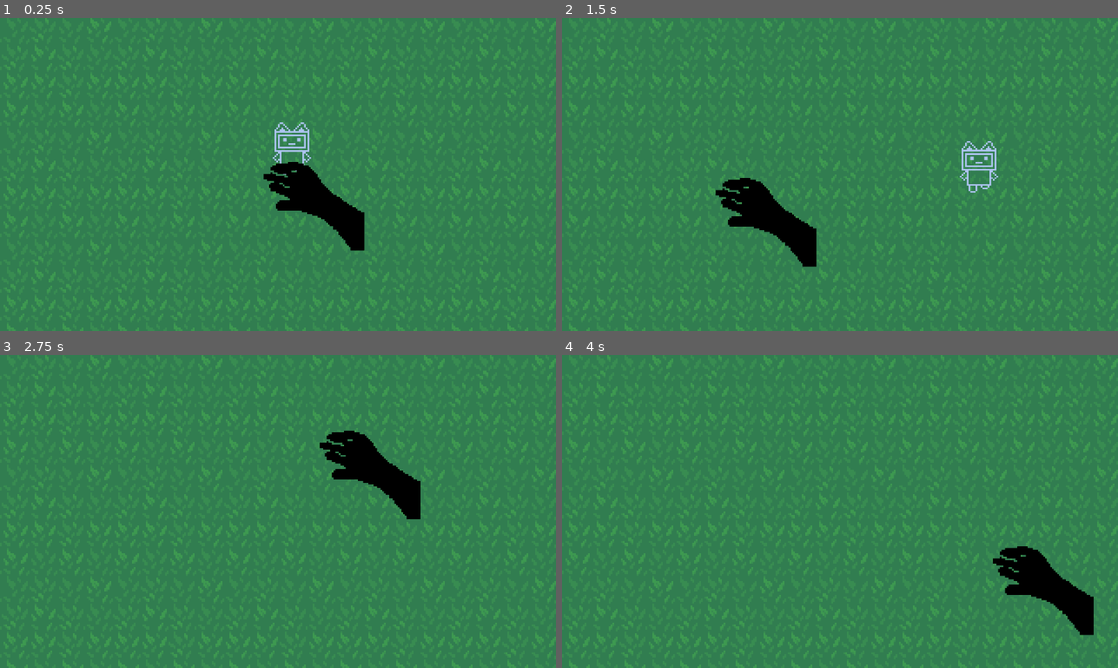
Above: before the commit, frames 1-4 (two rows, left to right).
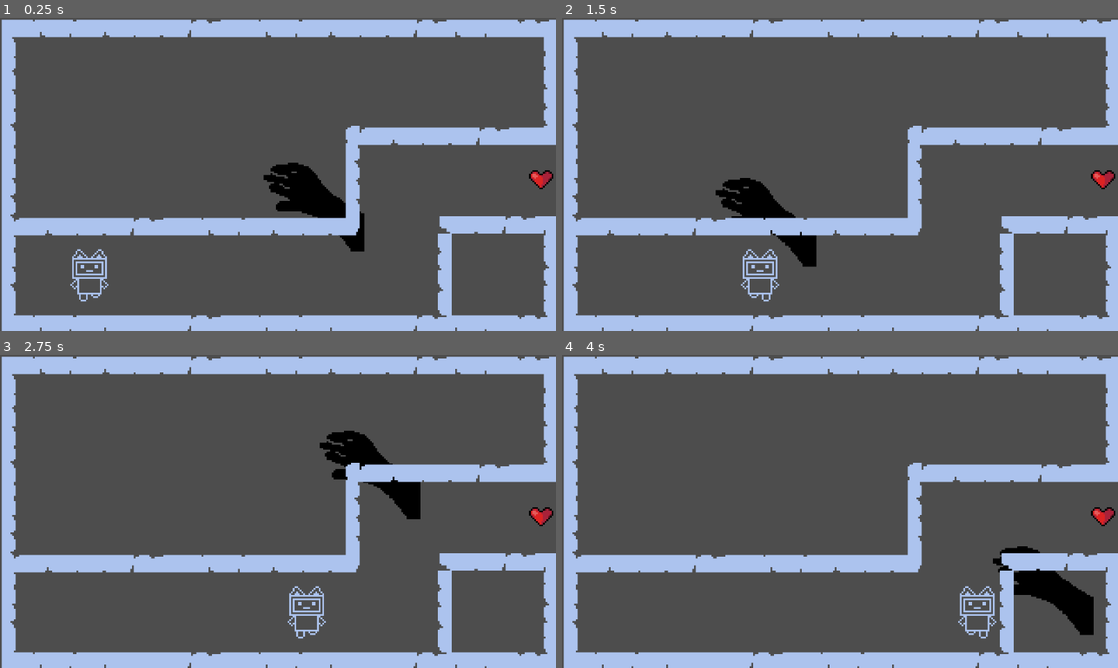
Above: after the commit, the same moments.

Repository: SonNguyen727/GRABGODOT
Game: Godot game, scene res://world.tscn
Same seed, same stepped clock (60 frames per second), same inputs: the game is played once before the commit and once after it.
Inputs (mouse positions are in pixels of both pictures, inside the frame that each line leads up to):
- Up to frame 1 (0.25 s): no input
- Up to frame 2 (1.5 s): move the mouse to (962, 158) at 0.52 s; press the mouse at (962, 158) at 0.53 s; move the mouse to (728, 190) at 1.27 s; release the mouse at (728, 190) at 1.28 s; click (728, 190) at 1.35 s
- Up to frame 3 (2.75 s): move the mouse to (333, 442) at 2.02 s; press the mouse at (333, 442) at 2.03 s
- Up to frame 4 (4 s): move the mouse to (812, 574) at 2.77 s; release the mouse at (812, 574) at 2.78 s; click (812, 574) at 2.85 s; move the mouse to (1006, 558) at 3.52 s; press the mouse at (1006, 558) at 3.53 s

The runs differ from the first frame. In frame 1, 98% of the frame differs, in the area x 0-100%, y 0-100%; in frame 2, 98%; in frame 3, 98%; in frame 4, 98%.

Commit message:
test

Diff:
--- a/arm.tscn
+++ b/arm.tscn
@@ -4,8 +4,8 @@
 [ext_resource type="Texture2D" uid="uid://d3h7jec4ss1pb" path="res://player/sprite.png" id="2_wbqlu"]
 
 [sub_resource type="CapsuleShape2D" id="CapsuleShape2D_s02i6"]
-radius = 4.8759155
-height = 21.257965
+radius = 1.2946413
+height = 2.5892825
 
 [node name="arm" type="Node2D" unique_id=866574625]
 position = Vector2(0, 1)
--- /dev/null
+++ b/levelcomplete.gd
@@ -0,0 +1,11 @@
+extends Area2D
+
+
+# Called when the node enters the scene tree for the first time.
+func _ready() -> void:
+	pass # Replace with function body.
+
+
+# Called every frame. 'delta' is the elapsed time since the previous frame.
+func _process(delta: float) -> void:
+	pass
--- /dev/null
+++ b/levelcomplete.tscn
@@ -0,0 +1,14 @@
+[gd_scene format=3 uid="uid://dmykyvfbhc0al"]
+
+[ext_resource type="Texture2D" uid="uid://ca20t6mbtwaq1" path="res://ui/heart_ui_full.png" id="1_qe2d0"]
+
+[sub_resource type="CircleShape2D" id="CircleShape2D_jna7l"]
+radius = 3.0
+
+[node name="Area2D" type="Area2D" unique_id=1063207454]
+
+[node name="Sprite2D" type="Sprite2D" parent="." unique_id=1318858881]
+texture = ExtResource("1_qe2d0")
+
+[node name="CollisionShape2D" type="CollisionShape2D" parent="." unique_id=299050337]
+shape = SubResource("CircleShape2D_jna7l")
--- a/robot.gd
+++ b/robot.gd
@@ -1,25 +1,32 @@
 extends CharacterBody2D
 
-var speed = 200
-
+var speed = 50
 var grabbed = false
 var arm = null
 
 @onready var anim = $AnimatedSprite2D
 
-func _process(delta):
+
+func _physics_process(delta):
 
 	if grabbed and arm != null:
 
 		anim.play("idle")
 
-		global_position = global_position.lerp(
-			arm.global_position,
-			15 * delta
-		)
 
+		var target_position = arm.global_position
+		velocity = (target_position - global_position) * 15
+
+
+		move_and_slide()
 		return
+
 
 	anim.play("moving")
 
-	position.x += speed * delta
+
+	velocity.x = speed
+	velocity.y = 0
+
+
+	move_and_slide()
--- a/robot.tscn
+++ b/robot.tscn
@@ -27,7 +27,7 @@
 }]
 
 [sub_resource type="RectangleShape2D" id="RectangleShape2D_3cn6f"]
-size = Vector2(32, 32)
+size = Vector2(22, 29)
 
 [node name="robot" type="CharacterBody2D" unique_id=771216797]
 position = Vector2(110, 46)
@@ -38,4 +38,5 @@
 animation = &"idle"
 
 [node name="CollisionShape2D" type="CollisionShape2D" parent="." unique_id=1711849170]
+position = Vector2(0, 0.5)
 shape = SubResource("RectangleShape2D_3cn6f")
--- /dev/null
+++ b/uilevelcomplete.tscn
@@ -0,0 +1,36 @@
+[gd_scene format=3 uid="uid://crt8bkycncbge"]
+
+[node name="Node2D" type="Node2D" unique_id=1863632999]
+
+[node name="CanvasLayer" type="CanvasLayer" parent="." unique_id=239073604]
+
+[node name="level_complete_screen" type="Control" parent="CanvasLayer" unique_id=1305641880]
+visible = false
+layout_mode = 3
+anchors_preset = 15
+anchor_right = 1.0
+anchor_bottom = 1.0
+grow_horizontal = 2
+grow_vertical = 2
+
+[node name="ColorRect" type="ColorRect" parent="CanvasLayer/level_complete_screen" unique_id=928784061]
+layout_mode = 0
+offset_right = 320.0
+offset_bottom = 180.0
+color = Color(0, 0, 0, 0.5882353)
+
+[node name="Label" type="Label" parent="CanvasLayer/level_complete_screen" unique_id=464730267]
+layout_mode = 0
+offset_left = 91.0
+offset_top = 25.0
+offset_right = 220.0
+offset_bottom = 48.0
+text = "LEVELCOMPLETE"
+
+[node name="Button" type="Button" parent="CanvasLayer/level_complete_screen" unique_id=946759929]
+layout_mode = 0
+offset_left = 109.0
+offset_top = 83.0
+offset_right = 195.0
+offset_bottom = 114.0
+text = "NextLevel"
--- /dev/null
+++ b/wall.tscn
@@ -0,0 +1,403 @@
+[gd_scene format=3 uid="uid://c1t72k6odd4xv"]
+
+[ext_resource type="Texture2D" uid="uid://co88sh422u601" path="res://art/Gạch/gach8.png" id="1_0m056"]
+[ext_resource type="Texture2D" uid="uid://d2whxgxoprcjq" path="res://art/Gạch/gach5.png" id="2_ip0a1"]
+[ext_resource type="Texture2D" uid="uid://dilh7lim21ubd" path="res://art/Gạch/gach3.png" id="3_w36hb"]
+[ext_resource type="Texture2D" uid="uid://cd4s5txl76spb" path="res://art/Gạch/gach4.png" id="4_h2xgo"]
+[ext_resource type="Texture2D" uid="uid://c7yr8piyuxu72" path="res://art/Gạch/gach6.png" id="5_vbm8d"]
+[ext_resource type="Texture2D" uid="uid://ke3b4n2ixe4l" path="res://art/Gạch/gach2.png" id="6_ierck"]
+[ext_resource type="Texture2D" uid="uid://drd7hcg7gyb63" path="res://art/Gạch/gach10.png" id="7_kyjxe"]
+[ext_resource type="Texture2D" uid="uid://dw0f5v447cutg" path="res://art/Gạch/gach9.png" id="8_ip0a1"]
+
+[node name="StaticBody2D" type="StaticBody2D" unique_id=1049344274]
+
+[node name="Sprite2D" type="Sprite2D" parent="." unique_id=540080728]
+
+[node name="Gach8" type="Sprite2D" parent="Sprite2D" unique_id=1250636433]
+position = Vector2(10, 5)
+texture = ExtResource("1_0m056")
+
+[node name="Gach5" type="Sprite2D" parent="Sprite2D" unique_id=89073955]
+position = Vector2(29, 5)
+texture = ExtResource("2_ip0a1")
+
+[node name="Gach3" type="Sprite2D" parent="Sprite2D" unique_id=299696819]
+position = Vector2(50, 5)
+texture = ExtResource("3_w36hb")
+
+[node name="Gach6" type="Sprite2D" parent="Sprite2D" unique_id=649291259]
+position = Vector2(66, 5)
+texture = ExtResource("2_ip0a1")
+
+[node name="Gach4" type="Sprite2D" parent="Sprite2D" unique_id=1202311334]
+position = Vector2(81, 5)
+texture = ExtResource("4_h2xgo")
+
+[node name="Gach7" type="Sprite2D" parent="Sprite2D" unique_id=379618782]
+position = Vector2(97, 5)
+texture = ExtResource("4_h2xgo")
+
+[node name="Gach9" type="Sprite2D" parent="Sprite2D" unique_id=1244841237]
+position = Vector2(119, 5)
+texture = ExtResource("5_vbm8d")
+
+[node name="Gach10" type="Sprite2D" parent="Sprite2D" unique_id=2104027210]
+position = Vector2(140, 5)
+texture = ExtResource("1_0m056")
+
+[node name="Gach11" type="Sprite2D" parent="Sprite2D" unique_id=530219266]
+position = Vector2(159, 5)
+texture = ExtResource("2_ip0a1")
+
+[node name="Gach12" type="Sprite2D" parent="Sprite2D" unique_id=1676698337]
+position = Vector2(180, 5)
+texture = ExtResource("3_w36hb")
+
+[node name="Gach13" type="Sprite2D" parent="Sprite2D" unique_id=1736032837]
+position = Vector2(196, 5)
+texture = ExtResource("2_ip0a1")
+
+[node name="Gach14" type="Sprite2D" parent="Sprite2D" unique_id=1089126430]
+position = Vector2(211, 5)
+texture = ExtResource("4_h2xgo")
+
+[node name="Gach15" type="Sprite2D" parent="Sprite2D" unique_id=2078956390]
+position = Vector2(227, 5)
+texture = ExtResource("4_h2xgo")
+
+[node name="Gach16" type="Sprite2D" parent="Sprite2D" unique_id=53104063]
+position = Vector2(249, 5)
+texture = ExtResource("5_vbm8d")
+
+[node name="Gach17" type="Sprite2D" parent="Sprite2D" unique_id=1270556427]
+position = Vector2(10, 175)
+texture = ExtResource("1_0m056")
+
+[node name="Gach18" type="Sprite2D" parent="Sprite2D" unique_id=1409897267]
+position = Vector2(29, 175)
+texture = ExtResource("2_ip0a1")
+
+[node name="Gach19" type="Sprite2D" parent="Sprite2D" unique_id=570632217]
+position = Vector2(50, 175)
+texture = ExtResource("3_w36hb")
+
+[node name="Gach20" type="Sprite2D" parent="Sprite2D" unique_id=161603056]
+position = Vector2(66, 175)
+texture = ExtResource("2_ip0a1")
+
+[node name="Gach21" type="Sprite2D" parent="Sprite2D" unique_id=1555109844]
+position = Vector2(81, 175)
+texture = ExtResource("4_h2xgo")
+
+[node name="Gach22" type="Sprite2D" parent="Sprite2D" unique_id=1848134791]
+position = Vector2(97, 175)
+texture = ExtResource("4_h2xgo")
+
+[node name="Gach23" type="Sprite2D" parent="Sprite2D" unique_id=787226306]
+position = Vector2(119, 175)
+texture = ExtResource("5_vbm8d")
+
+[node name="Gach24" type="Sprite2D" parent="Sprite2D" unique_id=1763463863]
+position = Vector2(140, 175)
+texture = ExtResource("1_0m056")
+
+[node name="Gach25" type="Sprite2D" parent="Sprite2D" unique_id=218854619]
+position = Vector2(159, 175)
+texture = ExtResource("2_ip0a1")
+
+[node name="Gach26" type="Sprite2D" parent="Sprite2D" unique_id=840074563]
+position = Vector2(180, 175)
+texture = ExtResource("3_w36hb")
+
+[node name="Gach27" type="Sprite2D" parent="Sprite2D" unique_id=1947414028]
+position = Vector2(196, 175)
+texture = ExtResource("2_ip0a1")
+
+[node name="Gach28" type="Sprite2D" parent="Sprite2D" unique_id=1605076293]
+position = Vector2(211, 175)
+texture = ExtResource("4_h2xgo")
+
+[node name="Gach29" type="Sprite2D" parent="Sprite2D" unique_id=240439059]
+position = Vector2(227, 175)
+texture = ExtResource("4_h2xgo")
+
+[node name="Gach30" type="Sprite2D" parent="Sprite2D" unique_id=906995928]
+position = Vector2(249, 175)
+texture = ExtResource("5_vbm8d")
+
+[node name="Gach31" type="Sprite2D" parent="Sprite2D" unique_id=429002265]
+position = Vector2(268, 175)
+texture = ExtResource("2_ip0a1")
+
+[node name="Gach32" type="Sprite2D" parent="Sprite2D" unique_id=1888629057]
+position = Vector2(289, 175)
+texture = ExtResource("1_0m056")
+
+[node name="Gach33" type="Sprite2D" parent="Sprite2D" unique_id=373675181]
+position = Vector2(308, 175)
+texture = ExtResource("5_vbm8d")
+
+[node name="Gach34" type="Sprite2D" parent="Sprite2D" unique_id=1598081950]
+position = Vector2(268, 5)
+texture = ExtResource("2_ip0a1")
+
+[node name="Gach35" type="Sprite2D" parent="Sprite2D" unique_id=167732873]
+position = Vector2(289, 5)
+texture = ExtResource("1_0m056")
+
+[node name="Gach36" type="Sprite2D" parent="Sprite2D" unique_id=655636893]
+position = Vector2(308, 5)
+texture = ExtResource("5_vbm8d")
+
+[node name="Gach2" type="Sprite2D" parent="Sprite2D" unique_id=1740022047]
+position = Vector2(4, 15)
+texture = ExtResource("6_ierck")
+
+[node name="Gach37" type="Sprite2D" parent="Sprite2D" unique_id=54336723]
+position = Vector2(4, 24)
+texture = ExtResource("7_kyjxe")
+
+[node name="Gach38" type="Sprite2D" parent="Sprite2D" unique_id=1393833442]
+position = Vector2(4, 34)
+texture = ExtResource("6_ierck")
+
+[node name="Gach39" type="Sprite2D" parent="Sprite2D" unique_id=1171988084]
+position = Vector2(4, 45)
+texture = ExtResource("6_ierck")
+
+[node name="Gach40" type="Sprite2D" parent="Sprite2D" unique_id=313090949]
+position = Vector2(4, 55)
+texture = ExtResource("7_kyjxe")
+
+[node name="Gach41" type="Sprite2D" parent="Sprite2D" unique_id=1032492047]
+position = Vector2(4, 66)
+texture = ExtResource("6_ierck")
+
+[node name="Gach42" type="Sprite2D" parent="Sprite2D" unique_id=1621085856]
+position = Vector2(4, 76)
+texture = ExtResource("7_kyjxe")
+
+[node name="Gach43" type="Sprite2D" parent="Sprite2D" unique_id=326063148]
+position = Vector2(4, 85)
+texture = ExtResource("6_ierck")
+
+[node name="Gach44" type="Sprite2D" parent="Sprite2D" unique_id=1854989136]
+position = Vector2(4, 96)
+texture = ExtResource("7_kyjxe")
+
+[node name="Gach45" type="Sprite2D" parent="Sprite2D" unique_id=1307908511]
+position = Vector2(4, 107)
+texture = ExtResource("7_kyjxe")
+
+[node name="Gach46" type="Sprite2D" parent="Sprite2D" unique_id=520222694]
+position = Vector2(4, 118)
+texture = ExtResource("6_ierck")
+
+[node name="Gach47" type="Sprite2D" parent="Sprite2D" unique_id=1101981635]
+position = Vector2(4, 127)
+texture = ExtResource("7_kyjxe")
+
+[node name="Gach48" type="Sprite2D" parent="Sprite2D" unique_id=799526260]
+position = Vector2(4, 136)
+texture = ExtResource("6_ierck")
+
+[node name="Gach49" type="Sprite2D" parent="Sprite2D" unique_id=781989089]
+position = Vector2(4, 147)
+texture = ExtResource("7_kyjxe")
+
+[node name="Gach50" type="Sprite2D" parent="Sprite2D" unique_id=258988130]
+position = Vector2(4, 158)
+texture = ExtResource("6_ierck")
+
+[node name="Gach51" type="Sprite2D" parent="Sprite2D" unique_id=155803274]
+position = Vector2(4, 165)
+texture = ExtResource("7_kyjxe")
+
+[node name="Gach52" type="Sprite2D" parent="Sprite2D" unique_id=1578652623]
+position = Vector2(316, 16.000002)
+rotation = -3.1415925
+texture = ExtResource("6_ierck")
+
+[node name="Gach53" type="Sprite2D" parent="Sprite2D" unique_id=324397808]
+position = Vector2(316, 25.000002)
+rotation = -3.1415925
+texture = ExtResource("7_kyjxe")
+
+[node name="Gach54" type="Sprite2D" parent="Sprite2D" unique_id=552130576]
+position = Vector2(316, 35)
+rotation = -3.1415925
+texture = ExtResource("6_ierck")
+
+[node name="Gach55" type="Sprite2D" parent="Sprite2D" unique_id=641603301]
+position = Vector2(316, 46)
+rotation = -3.1415925
+texture = ExtResource("6_ierck")
+
+[node name="Gach56" type="Sprite2D" parent="Sprite2D" unique_id=1911275504]
+position = Vector2(316, 56)
+rotation = -3.1415925
+texture = ExtResource("7_kyjxe")
+
+[node name="Gach57" type="Sprite2D" parent="Sprite2D" unique_id=1221105061]
+position = Vector2(316, 67)
+rotation = -3.1415925
+texture = ExtResource("6_ierck")
+
+[node name="Gach59" type="Sprite2D" parent="Sprite2D" unique_id=1838678879]
+position = Vector2(316, 119)
+rotation = -3.1415925
+texture = ExtResource("6_ierck")
+
+[node name="Gach60" type="Sprite2D" parent="Sprite2D" unique_id=246036656]
+position = Vector2(316, 128)
+rotation = -3.1415925
+texture = ExtResource("7_kyjxe")
+
+[node name="Gach61" type="Sprite2D" parent="Sprite2D" unique_id=1018547670]
+position = Vector2(316, 137)
+rotation = -3.1415925
+texture = ExtResource("6_ierck")
+
+[node name="Gach62" type="Sprite2D" parent="Sprite2D" unique_id=166291939]
+position = Vector2(316, 148)
+rotation = -3.1415925
+texture = ExtResource("7_kyjxe")
+
+[node name="Gach63" type="Sprite2D" parent="Sprite2D" unique_id=350156292]
+position = Vector2(316, 159)
+rotation = -3.1415925
+texture = ExtResource("6_ierck")
+
+[node name="Gach64" type="Sprite2D" parent="Sprite2D" unique_id=2005699828]
+position = Vector2(316, 166)
+rotation = -3.1415925
+texture = ExtResource("7_kyjxe")
+
+[node name="Gach58" type="Sprite2D" parent="Sprite2D" unique_id=768695511]
+position = Vector2(17, 119)
+texture = ExtResource("3_w36hb")
+
+[node name="Gach65" type="Sprite2D" parent="Sprite2D" unique_id=625715346]
+position = Vector2(33, 119)
+texture = ExtResource("2_ip0a1")
+
+[node name="Gach66" type="Sprite2D" parent="Sprite2D" unique_id=251414000]
+position = Vector2(48, 119)
+texture = ExtResource("4_h2xgo")
+
+[node name="Gach67" type="Sprite2D" parent="Sprite2D" unique_id=947629195]
+position = Vector2(64, 119)
+texture = ExtResource("4_h2xgo")
+
+[node name="Gach68" type="Sprite2D" parent="Sprite2D" unique_id=789559986]
+position = Vector2(86, 119)
+texture = ExtResource("5_vbm8d")
+
+[node name="Gach69" type="Sprite2D" parent="Sprite2D" unique_id=1522304389]
+position = Vector2(107, 119)
+texture = ExtResource("1_0m056")
+
+[node name="Gach70" type="Sprite2D" parent="Sprite2D" unique_id=509501959]
+position = Vector2(126, 119)
+texture = ExtResource("2_ip0a1")
+
+[node name="Gach71" type="Sprite2D" parent="Sprite2D" unique_id=699814496]
+position = Vector2(147, 119)
+texture = ExtResource("3_w36hb")
+
+[node name="Gach72" type="Sprite2D" parent="Sprite2D" unique_id=1714025152]
+position = Vector2(163, 119)
+texture = ExtResource("2_ip0a1")
+
+[node name="Gach73" type="Sprite2D" parent="Sprite2D" unique_id=1695995403]
+position = Vector2(178, 119)
+texture = ExtResource("4_h2xgo")
+
+[node name="Gach74" type="Sprite2D" parent="Sprite2D" unique_id=2052271632]
+position = Vector2(194, 119)
+texture = ExtResource("4_h2xgo")
+
+[node name="Gach75" type="Sprite2D" parent="Sprite2D" unique_id=784620242]
+position = Vector2(262, 118)
+texture = ExtResource("4_h2xgo")
+
+[node name="Gach76" type="Sprite2D" parent="Sprite2D" unique_id=978123063]
+position = Vector2(278, 118)
+texture = ExtResource("4_h2xgo")
+
+[node name="Gach77" type="Sprite2D" parent="Sprite2D" unique_id=1207844919]
+position = Vector2(300, 118)
+texture = ExtResource("5_vbm8d")
+
+[node name="Gach78" type="Sprite2D" parent="Sprite2D" unique_id=2066780332]
+position = Vector2(255, 129)
+rotation = -3.1415925
+texture = ExtResource("6_ierck")
+
+[node name="Gach79" type="Sprite2D" parent="Sprite2D" unique_id=1230842645]
+position = Vector2(255, 139)
+rotation = -3.1415925
+texture = ExtResource("7_kyjxe")
+
+[node name="Gach80" type="Sprite2D" parent="Sprite2D" unique_id=170618729]
+position = Vector2(255, 150)
+rotation = -3.1415925
+texture = ExtResource("6_ierck")
+
+[node name="Gach81" type="Sprite2D" parent="Sprite2D" unique_id=1546841506]
+position = Vector2(255, 161)
+rotation = -3.1415925
+texture = ExtResource("7_kyjxe")
+
+[node name="Gach82" type="Sprite2D" parent="Sprite2D" unique_id=1837757411]
+position = Vector2(255, 165)
+rotation = -3.1415925
+texture = ExtResource("6_ierck")
+
+[node name="Gach83" type="Sprite2D" parent="Sprite2D" unique_id=1702701524]
+position = Vector2(202, 67)
+rotation = -3.1415925
+texture = ExtResource("7_kyjxe")
+
+[node name="Gach84" type="Sprite2D" parent="Sprite2D" unique_id=1893774507]
+position = Vector2(216, 67)
+texture = ExtResource("3_w36hb")
+
+[node name="Gach85" type="Sprite2D" parent="Sprite2D" unique_id=620318391]
+position = Vector2(232, 67)
+texture = ExtResource("2_ip0a1")
+
+[node name="Gach86" type="Sprite2D" parent="Sprite2D" unique_id=240184474]
+position = Vector2(247, 67)
+texture = ExtResource("4_h2xgo")
+
+[node name="Gach87" type="Sprite2D" parent="Sprite2D" unique_id=768963339]
+position = Vector2(263, 67)
+texture = ExtResource("4_h2xgo")
+
+[node name="Gach88" type="Sprite2D" parent="Sprite2D" unique_id=1214498963]
+position = Vector2(285, 67)
+texture = ExtResource("5_vbm8d")
+
+[node name="Gach89" type="Sprite2D" parent="Sprite2D" unique_id=2029756998]
+position = Vector2(307, 67)
+texture = ExtResource("8_ip0a1")
+
+[node name="Gach91" type="Sprite2D" parent="Sprite2D" unique_id=1641648656]
+position = Vector2(202, 108.00001)
+texture = ExtResource("6_ierck")
+
+[node name="Gach92" type="Sprite2D" parent="Sprite2D" unique_id=1564181656]
+position = Vector2(202, 97)
+texture = ExtResource("6_ierck")
+
+[node name="Gach93" type="Sprite2D" parent="Sprite2D" unique_id=1613081329]
+position = Vector2(202, 87)
+texture = ExtResource("7_kyjxe")
+
+[node name="Gach90" type="Sprite2D" parent="Sprite2D" unique_id=687345162]
+position = Vector2(202, 76)
+texture = ExtResource("7_kyjxe")
+
+[node name="CollisionPolygon2D" type="CollisionPolygon2D" parent="." unique_id=917362739]
+polygon = PackedVector2Array(0, 1, 319, 0, 320, 72, 205, 72, 206, 124, 9, 125, 9, 169, 250, 169, 251, 113, 320, 113, 320, 180, 0, 181)
--- a/world.tscn
+++ b/world.tscn
@@ -1,20 +1,24 @@
 [gd_scene format=3 uid="uid://ckavqb25bdaul"]
 
 [ext_resource type="PackedScene" uid="uid://duce1js2k5ycf" path="res://robot.tscn" id="1_fj7yv"]
-[ext_resource type="Texture2D" uid="uid://cg65ihg3xkn7j" path="res://world/grass_background.png" id="1_tlwt5"]
 [ext_resource type="Script" uid="uid://c17u2g1qhhvr0" path="res://robot.gd" id="2_tlwt5"]
 [ext_resource type="PackedScene" uid="uid://bh7r8vnjl1m7u" path="res://arm.tscn" id="3_tlwt5"]
+[ext_resource type="PackedScene" uid="uid://c1t72k6odd4xv" path="res://wall.tscn" id="4_aqk2v"]
+[ext_resource type="PackedScene" uid="uid://dmykyvfbhc0al" path="res://levelcomplete.tscn" id="5_dwbse"]
+[ext_resource type="Script" uid="uid://bvs4byapi57r5" path="res://levelcomplete.gd" id="6_pkg7o"]
 
 [node name="World" type="Node2D" unique_id=1300613891]
 
-[node name="TextureRect" type="TextureRect" parent="." unique_id=754919046]
-offset_right = 320.0
-offset_bottom = 180.0
-texture = ExtResource("1_tlwt5")
-stretch_mode = 1
-
 [node name="robot" parent="." unique_id=771216797 instance=ExtResource("1_fj7yv")]
-position = Vector2(118, 74)
+position = Vector2(39, 147)
 script = ExtResource("2_tlwt5")
 
 [node name="arm" parent="." unique_id=866574625 instance=ExtResource("3_tlwt5")]
+position = Vector2(99, 146)
+
+[node name="StaticBody2D" parent="." unique_id=1049344274 instance=ExtResource("4_aqk2v")]
+position = Vector2(1, 1)
+
+[node name="Area2D" parent="." unique_id=1063207454 instance=ExtResource("5_dwbse")]
+position = Vector2(312, 93)
+script = ExtResource("6_pkg7o")
Not shown, added: levelcomplete.gd.uid
